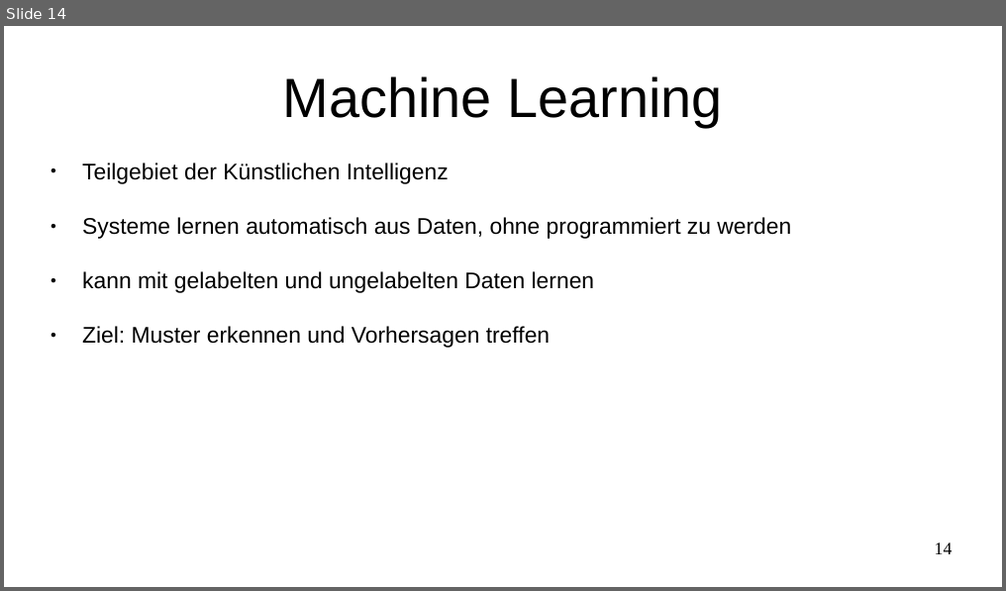
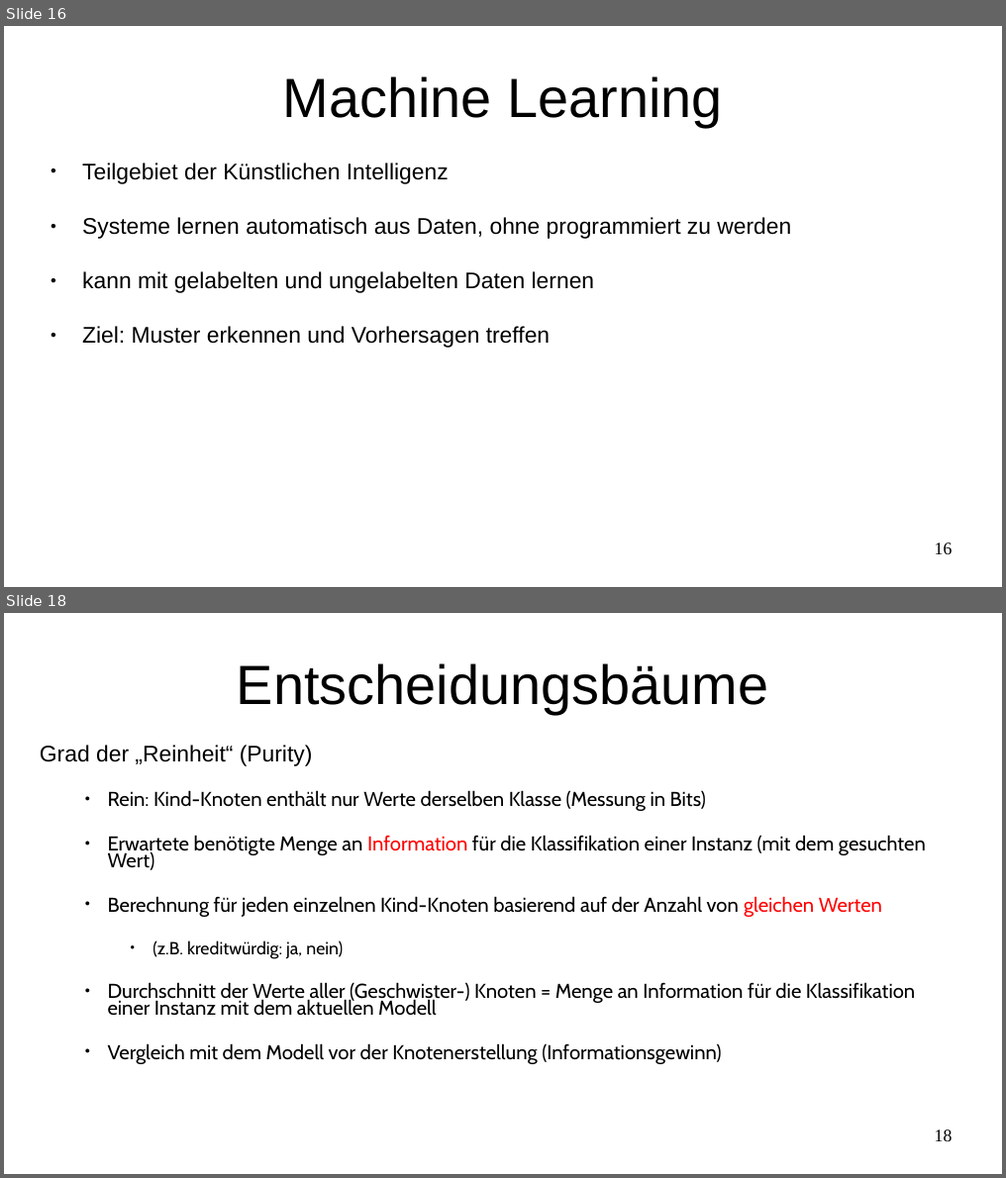
Before and after one commit to thesalvenmoser/Datenbanktechnologie, a slide deck: Gruppe3_ArtlSalvenmoserWornik_Blatt_8a/präsi datenbanktechnologie.odp. Shown one above the other, each under a label of ours: slide 14 before the commit, slides 16 and 18 after it; the slides between them are not shown. The pictures are 1006x591 and 1006x1178 pixels, drawn with LibreOffice and Linux fonts; fonts in the diff are those of the drawing. Boxes give left, top, right and bottom in pixels: in the first picture for what was removed or moved away, otherwise in the second. Text is boxed around its words. In the diff, an @@ line names an element or a change of style, - is before the commit and + after.

```diff
--- a/Gruppe3_ArtlSalvenmoserWornik_Blatt_8a/präsi datenbanktechnologie.odp
+++ b/Gruppe3_ArtlSalvenmoserWornik_Blatt_8a/präsi datenbanktechnologie.odp
@@ slide 18 added at box(4, 613, 1002, 1174), background #FFFFFF @@
@@ title added at box(237, 663, 768, 714), 44 pt, text #000000 @@
+Entscheidungsbäume
@@ text added at box(40, 745, 926, 1064), 16 pt, text #000000 @@
+Grad der „Reinheit“ (Purity)
+  ● Rein: Kind-Knoten enthält nur Werte derselben Klasse (Messung in Bits)
+  ● Erwartete benötigte Menge an Information für die Klassifikation einer Instanz (mit dem gesuchten Wert)
+  ● Berechnung für jeden einzelnen Kind-Knoten basierend auf der Anzahl von gleichen Werten
+    ● (z.B. kreditwürdig: ja, nein)
+  ● Durchschnitt der Werte aller (Geschwister-) Knoten = Menge an Information für die Klassifikation einer Instanz mit dem aktuellen Modell
+  ● Vergleich mit dem Modell vor der Knotenerstellung (Informationsgewinn)
@@ page number added at box(935, 1130, 952, 1142), 14 pt, text #000000 @@
+18
@@ what was slide 14 is now slide 16 @@
@@ page number at box(935, 543, 952, 555): text changed @@
-14
+16
```
Also in this commit, not shown: 14 other slides changed, 6 other slides added, 3 other files.
